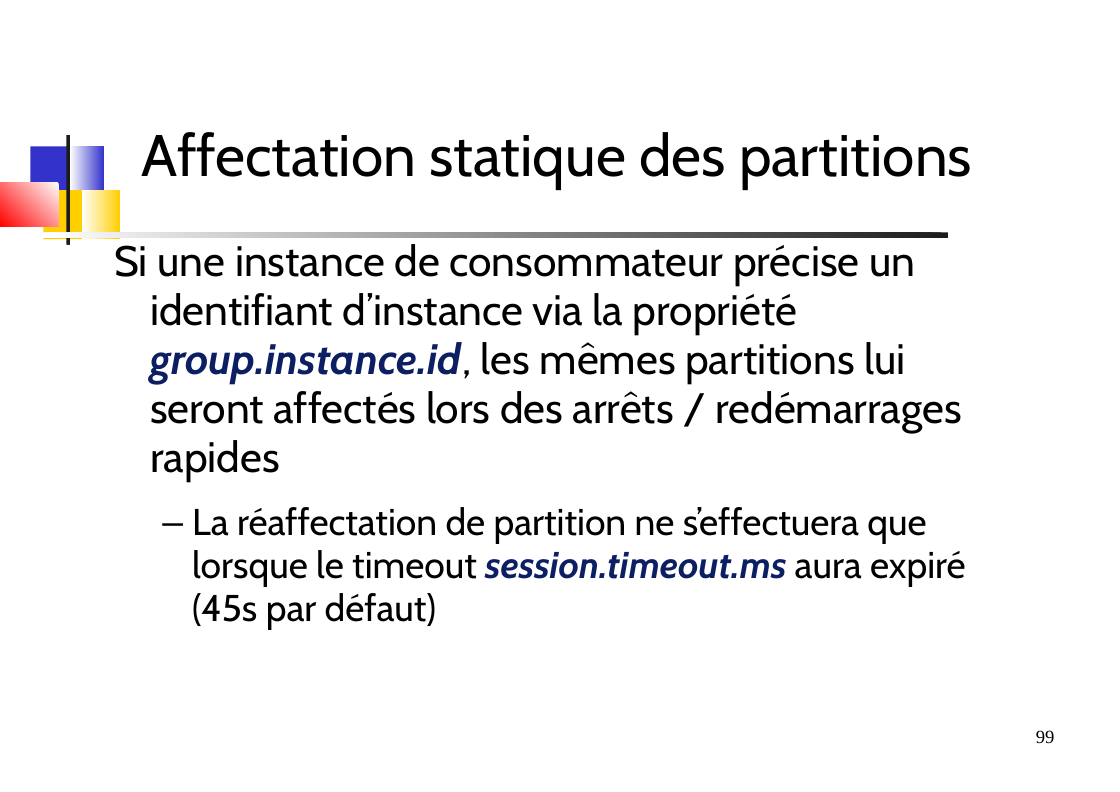
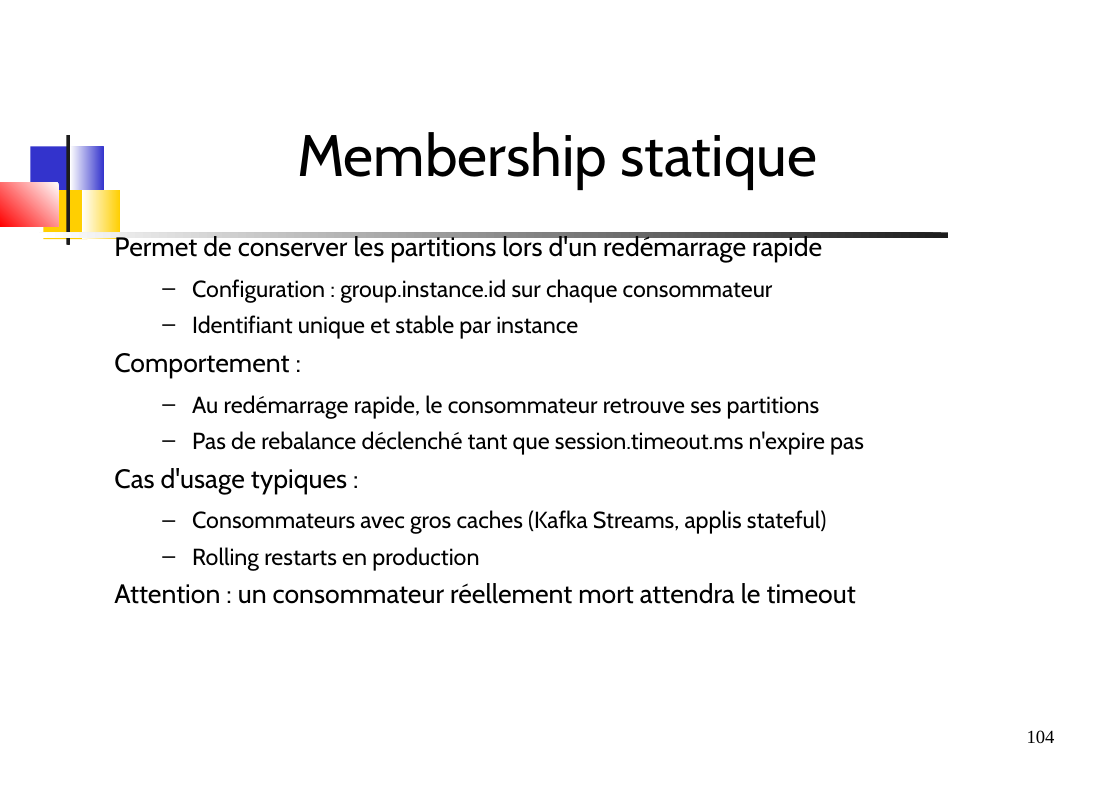
Before and after one commit to dthibau/kafka, a slide deck: slide 104 of KafkaAdmin.odp (slide 99 before the commit). Drawn at 1120x792 pixels with LibreOffice and Linux fonts; fonts in the diff are those of the drawing. Boxes give left, top, right and bottom in pixels: in the first picture for what was removed or moved away, otherwise in the second. Text is boxed around its words. In the diff, an @@ line names an element or a change of style, - is before the commit and + after.

```diff
--- a/KafkaAdmin.odp
+++ b/KafkaAdmin.odp
@@ title at (x1=297, y1=132, x2=818, y2=189): text changed @@
-Affectation statique des partitions
+Membership statique
@@ text at (x1=114, y1=234, x2=864, y2=604): text changed; size 32 to 17.5 pt @@
-Si une instance de consommateur précise un identifiant d’instance via la propriété group.instance.id, les mêmes partitions lui seront affectés lors des arrêts / redémarrages rapides
-  – La réaffectation de partition ne s’effectuera que lorsque le timeout session.timeout.ms aura expiré (45s par défaut)
+Permet de conserver les partitions lors d'un redémarrage rapide
+  – Configuration : group.instance.id sur chaque consommateur
+  – Identifiant unique et stable par instance
+Comportement :
+  – Au redémarrage rapide, le consommateur retrouve ses partitions
+  – Pas de rebalance déclenché tant que session.timeout.ms n'expire pas
+Cas d'usage typiques :
+  – Consommateurs avec gros caches (Kafka Streams, applis stateful)
+  – Rolling restarts en production
+Attention : un consommateur réellement mort attendra le timeout
@@ page number at (x1=1027, y1=730, x2=1055, y2=743): text changed @@
-99
+104
```
Also in this commit, not shown: 55 other slides changed, 98 slides added, 73 slides removed, 23 other files.
